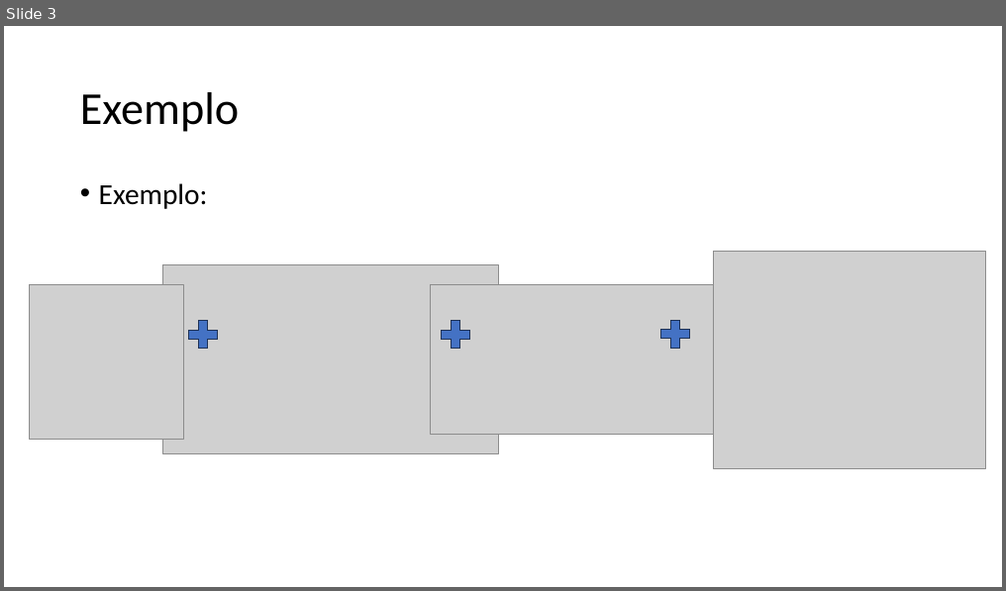
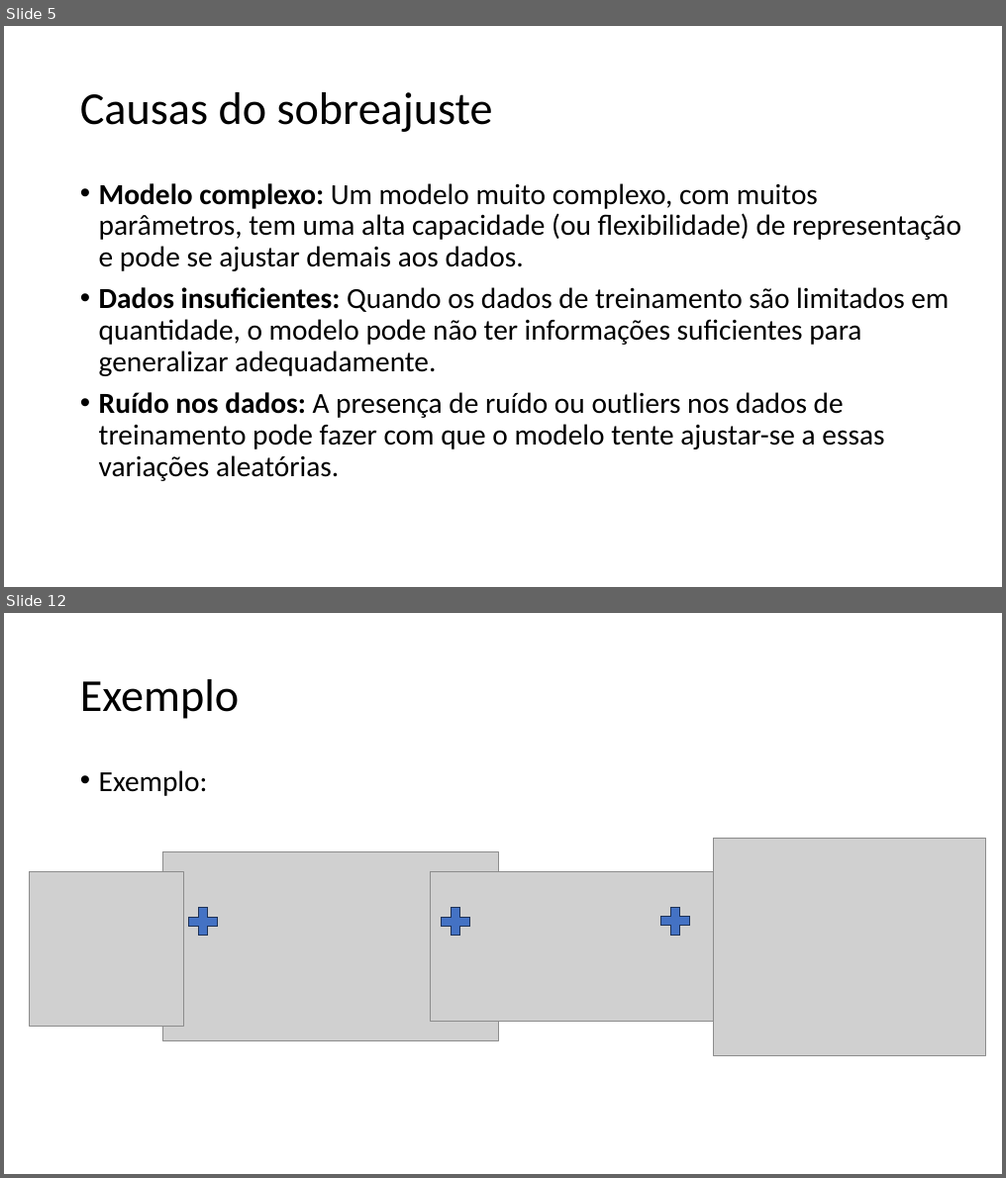
Before and after one commit to zz4fap/tp557-iot-ml, a slide deck: slides/TP557_13.pptx. Shown one above the other, each under a label of ours: slide 3 before the commit, slides 5 and 12 after it; the slides between them are not shown. The pictures are 1006x591 and 1006x1178 pixels, drawn with LibreOffice and Linux fonts; fonts in the diff are those of the drawing; grey boxes stand for pictures. Boxes give left, top, right and bottom in pixels: in the first picture for what was removed or moved away, otherwise in the second. Text is boxed around its words. In the diff, an @@ line names an element or a change of style, - is before the commit and + after.

```diff
--- a/slides/TP557_13.pptx
+++ b/slides/TP557_13.pptx
@@ slide 5 added at <box>4,26,1002,587</box>, background #FFFFFF @@
@@ title added at <box>80,92,493,132</box>, 44 pt, text #000000 @@
+Causas do sobreajuste
@@ text added at <box>99,183,961,481</box>, 28 pt, text #000000 @@
+• Modelo complexo: Um modelo muito complexo, com muitos parâmetros, tem uma alta capacidade (ou flexibilidade) de representação e pode se ajustar demais aos dados.
+• Dados insuficientes: Quando os dados de treinamento são limitados em quantidade, o modelo pode não ter informações suficientes para generalizar adequadamente.
+• Ruído nos dados: A presença de ruído ou outliers nos dados de treinamento pode fazer com que o modelo tente ajustar-se a essas variações aleatórias.
@@ what was slide 3 is now slide 12 @@
```
Also in this commit, not shown: 3 slides changed, 8 other slides added, 3 other files.
